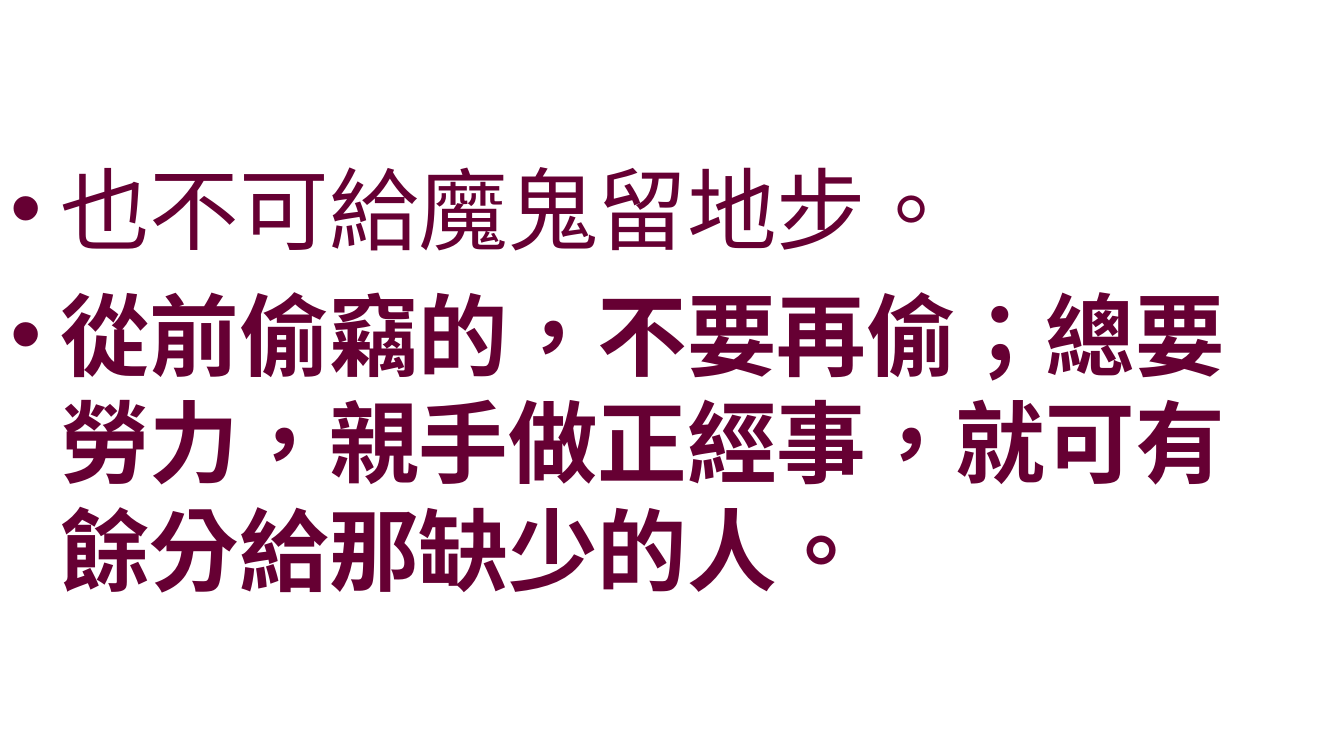
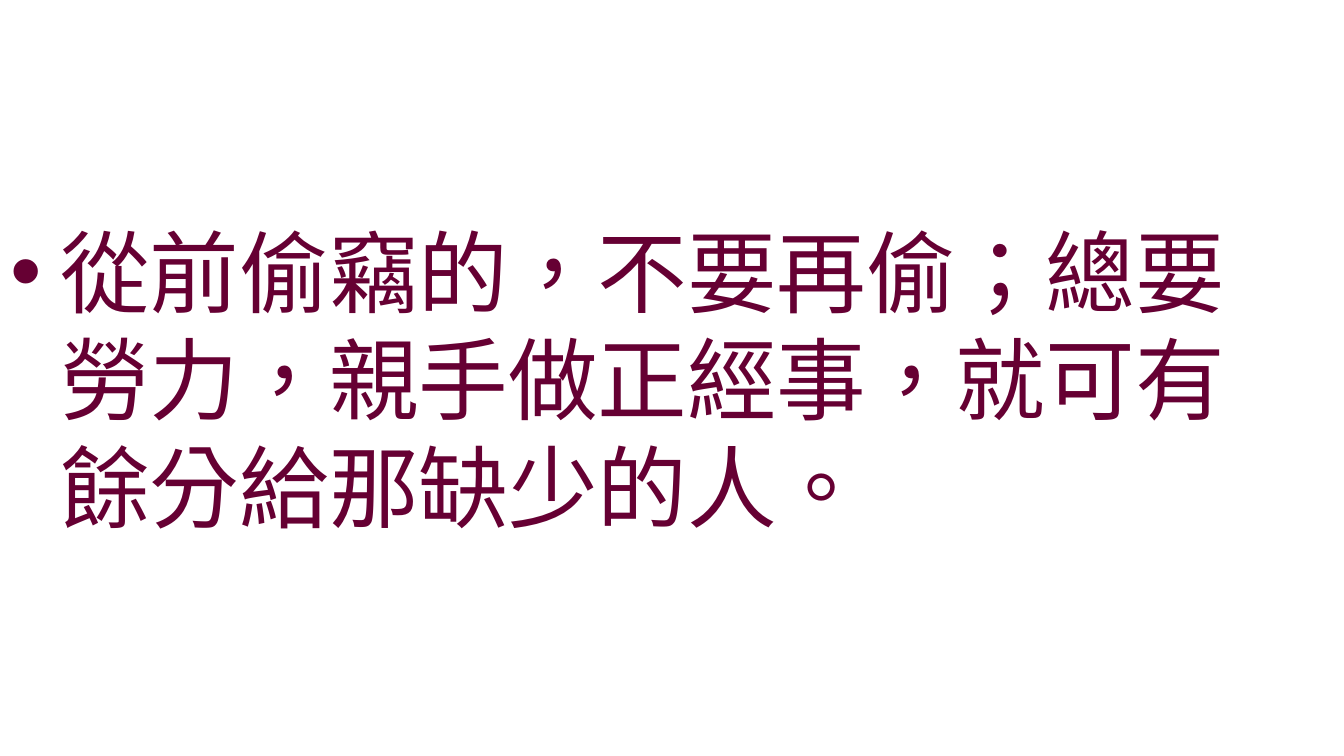
Before and after one commit to batisuoc/worship-resources, a slide deck: slide 3 of 120信徒生活.pptx. Drawn at 1344x756 pixels with LibreOffice and Linux fonts; fonts in the diff are those of the drawing; background and template pictures are left out. Boxes give left, top, right and bottom in pixels: in the first picture for what was removed or moved away, otherwise in the second. Text is boxed around its words. In the diff, an @@ line names an element or a change of style, - is before the commit and + after.

```diff
--- a/120信徒生活.pptx
+++ b/120信徒生活.pptx
@@ text "從前偷竊的，不要再偷；總要勞力，親手做正經事，就可有餘分給那缺少的人。" at <box>60,230,1224,529</box>: bold off @@
@@ text at <box>60,167,956,251</box>: paragraph removed @@
-• 也不可給魔鬼留地步。
```
Also in this commit, not shown: 13 other slides changed.
